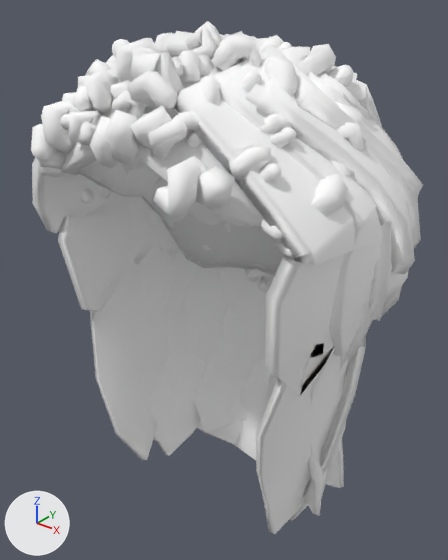
The glTF model modules/gamer-services/assets/avatars/v3/hair_longcurly.male.glb as it was, and as the next commit left it.
Camera for both pictures: a camera (50 mm lens) standing at (0.472, -0.577, 1.887) and looking at (-0.059, 0.086, 1.476). Arrows for +X, +Y and +Z are at lower left; the lights stay in place. The first picture is the older version. Vertices at exactly the same position are counted once.

The older version as bpy lines, for what is in view:
```python
me_hair_longcurly = bpy.data.meshes.new('hair_longcurly')
me_hair_longcurly.from_pydata(...)  # 5321 vertices, 10296 faces; spans x -0.252..0.25, y -0.192..0.254, z 1.136..1.846
# faces by material slot: [828, 9468]
me_hair_longcurly.materials.append(mat_hair_longcurly_scalp)  # white #efefef
me_hair_longcurly.materials.append(mat_hair_longcurly)  # white #ffffff
ob_hair_longcurly = bpy.data.objects.new('hair_longcurly', me_hair_longcurly)
ob_hair_longcurly.location = (0.0, 0.0, 0.0)
```
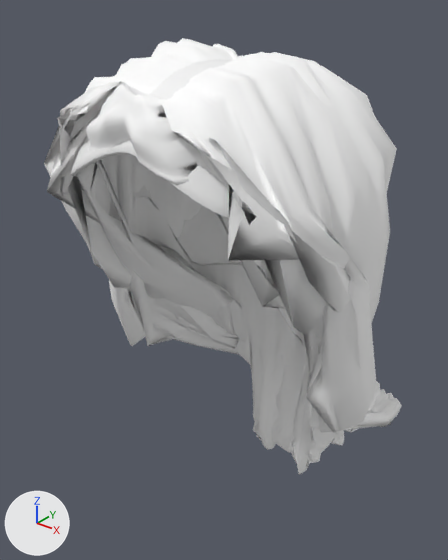
What differs and where, as boxes (x1, y1, x2, y2) in the pictures (448 x 560 px):
'hair_longcurly', reshaped (9% narrower, 15% shorter)
    before: (31, 21, 423, 535)
    after: (44, 38, 402, 475)
part 1 of me_hair_longcurly, rebuilt
    before: (61, 55, 284, 276)
    after: (71, 59, 242, 266)
part 2 of me_hair_longcurly, rebuilt (mostly hidden before)
    before: (243, 34, 423, 488)
    after: (44, 38, 402, 475)
part 3 of me_hair_longcurly, deleted
    before: (31, 21, 421, 535)
part 4 of me_hair_longcurly, deleted
    before: (184, 49, 377, 515)

What the commit changed:
me_hair_longcurly is used by ob_hair_longcurly; location (0.0, 0.0, 0.0).
me_hair_longcurly had 5321 vertices, 10296 faces and spanned x -0.252..0.25, y -0.192..0.254, z 1.136..1.846.
me_hair_longcurly now has 3609 vertices, 7160 faces and spans x -0.23..0.228, y -0.155..0.448, z 1.09..1.821.
me_hair_longcurly part 1: the loose piece of 433 vertices spanning x -0.183..0.183, y -0.158..0.185, z 1.486..1.815 is rebuilt with 1009 vertices and now spans x -0.171..0.171, y -0.149..0.174, z 1.493..1.804.
me_hair_longcurly part 2: the loose piece of 104 vertices spanning x -0.042..0.229, y -0.053..0.248, z 1.159..1.828 is rebuilt with 2600 vertices and now spans x -0.23..0.228, y -0.155..0.448, z 1.09..1.821.
me_hair_longcurly part 3: 74 loose pieces with 4576 vertices, spanning x -0.252..0.25, y -0.192..0.254, z 1.136..1.846, are deleted.
Part 4, on me_hair_longcurly:
208 vertices are removed from x -0.209..0.223, y -0.102..0.227, z 1.202..1.823.
408 faces are deleted.
